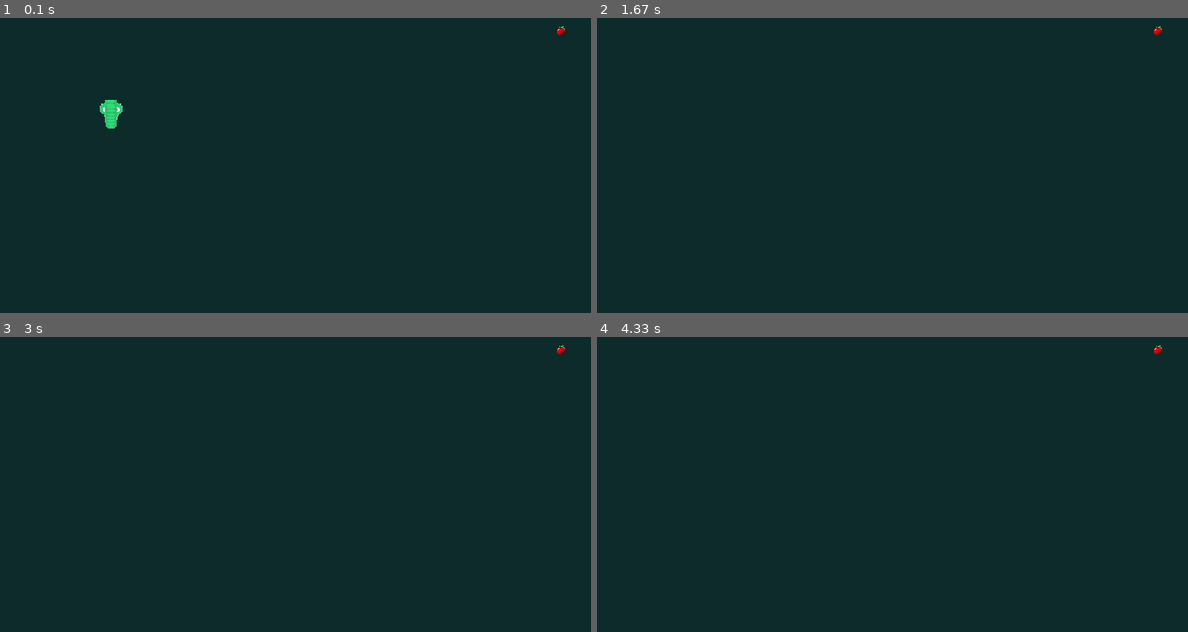
Above: before the commit, frames 1-4 (two rows, left to right).
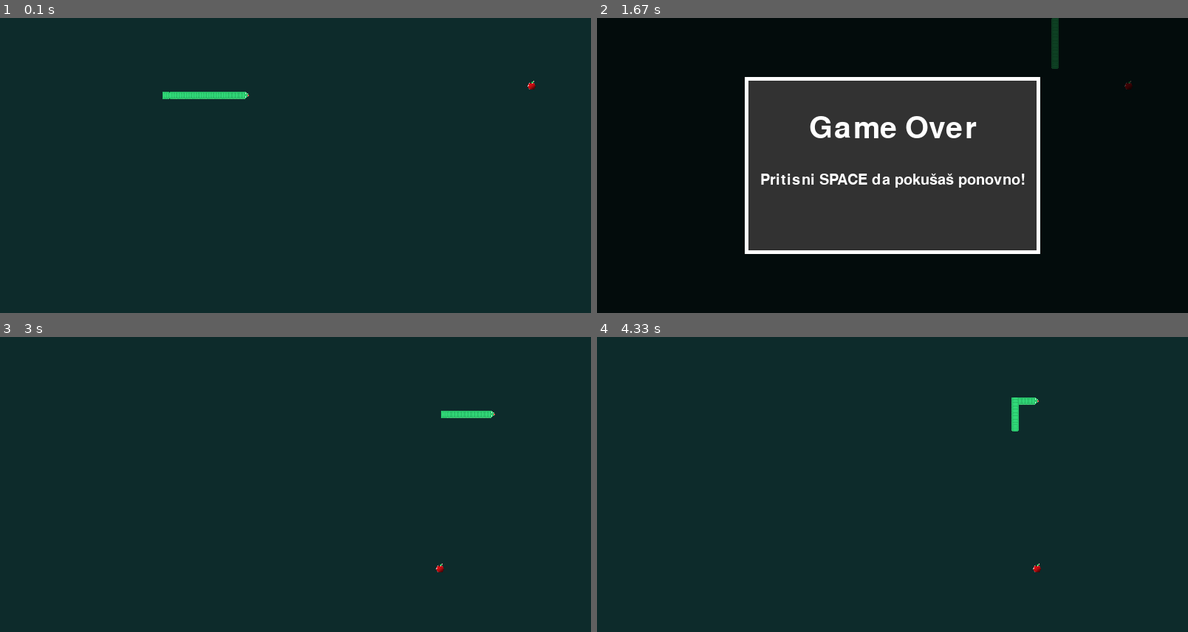
Above: after the commit, the same moments.

Repository: Karlo123-byte/zmija_pygame
Game: pygame game, started from skripte/main.py
Same seed, same stepped clock (60 frames per second), same inputs: the game is played once before the commit and once after it.
Inputs:
- Up to frame 1 (0.1 s): no input
- Up to frame 2 (1.67 s): tap Enter at 0.33 s; hold W 1.17-1.63 s
- Up to frame 3 (3 s): tap Space at 1.67 s
- Up to frame 4 (4.33 s): hold S 3.07-3.37 s; hold A 3.4-3.8 s; hold W 3.83-4.2 s; hold D from 4.23 s (still down)

The runs differ from the first frame. In frame 1, 0.7% of the frame differs, in the area x 16-96%, y 2-38%; in frame 2, 100%, in the area x 0-100%, y 0-100%; in frame 3, 0.3%; in frame 4, 0.3%.

Commit message:
demo verzija

Diff:
--- a/skripte/hrana.py
+++ b/skripte/hrana.py
@@ -1,11 +1,12 @@
 import pygame
+
 class Hrana:
-    def __init__(self, izgled, velicina, pozicija):
-        self.izgled = izgled
-        self.velicina = velicina
+    def __init__(self, pozicija):
+        self.slika = pygame.image.load("assets/slike/slika_hrane.png").convert_alpha()
+        self.slika = pygame.transform.scale(self.slika, (12, 12))
         self.pozicija = pozicija
-        self.slika = pygame.image.load("assets/slike/slika_hrane.png").convert_alpha()
-        self.slika = pygame.transform.scale(self.slika, (20, 20))
 
     def crtaj_hranu(self, ekran):
-        ekran.blit(self.slika, self.pozicija)
+        rect = self.slika.get_rect()
+        rect.center = self.pozicija
+        ekran.blit(self.slika, rect)
--- a/skripte/main.py
+++ b/skripte/main.py
@@ -1,51 +1,104 @@
 import pygame
 import sys
+import random
 from zmija import Zmija
 from hrana import Hrana
-import random
 
+#inicijaliziranje pygamea, prozora, fontova
 pygame.init()
+pygame.display.set_caption("Zmija")
+zaslon = pygame.display.set_mode((800, 400))
+sat = pygame.time.Clock()
+dno_pozadina = pygame.image.load("assets/slike/pozadina.png")
+skalirana_slika = pygame.transform.scale(dno_pozadina, (800, 400))
+font = pygame.font.SysFont(None, 60)
+mali_font = pygame.font.SysFont(None, 30)
 
-pygame.display.set_caption("Zmija")
-dno_pozadina = pygame.image.load("assets/slike/pozadina.png")
-sat = pygame.time.Clock()
-zaslon = pygame.display.set_mode((800, 400))
-pozicija_hrane_x = random.randint(0, 800)
-pozicija_hrane_y = random.randint(0, 400)
-skalirana_slika = pygame.transform.scale(dno_pozadina, (800, 400))
-zmija = Zmija( 3, [(100, 100),(100,90),(100,80)])
-hrana = Hrana((200,250,135), 10,(pozicija_hrane_x, pozicija_hrane_y))
 
-brzina = 4
-dx, dy = 0, -brzina
-while True: #glavna petlja
+SEGMENT_SIRINA = 10
+SEGMENT_VISINA = 10
+brzina = 4.5
+start_x = 300
+start_y = 100
+
+
+CRNA = (0, 0, 0)
+SIVA = (50, 50, 50)
+BIJELA = (255, 255, 255)
+OVERLAY = (0, 0, 0, 180)
+
+
+def nova_pozicija_hrane():
+    x = random.randint(0, 800 - 20)
+    y = random.randint(0, 400 - 20)
+    return (x, y)
+
+
+def reset_igre():
+    global zmija, hrana, dx, dy, game_over
+    pozicija_zmije = [(start_x - i * SEGMENT_SIRINA, start_y) for i in range(15)]
+    zmija = Zmija(pozicija_zmije, SEGMENT_SIRINA, SEGMENT_VISINA)
+    hrana = Hrana(nova_pozicija_hrane())
+    dx, dy = brzina, 0
+    game_over = False
+
+reset_igre()
+
+
+while True:
     for event in pygame.event.get():
         if event.type == pygame.QUIT:
             pygame.quit()
-            exit()
-        if event.type == pygame.KEYDOWN:
+            sys.exit()
+        if not game_over and event.type == pygame.KEYDOWN:
             if event.key == pygame.K_w and dy == 0:
                 dx, dy = 0, -brzina
-            if event.key == pygame.K_s and dy == 0:
+            elif event.key == pygame.K_s and dy == 0:
                 dx, dy = 0, brzina
-            if event.key == pygame.K_d and dx == 0:
+            elif event.key == pygame.K_d and dx == 0:
                 dx, dy = brzina, 0
-            if event.key == pygame.K_a and dx == 0:
+            elif event.key == pygame.K_a and dx == 0:
                 dx, dy = -brzina, 0
+        if game_over and event.type == pygame.KEYDOWN:
+            if event.key == pygame.K_SPACE:
+                reset_igre()
+
+    if not game_over:
+        zmija.pomakni(dx, dy)
+
+        glava_rect = pygame.Rect(zmija.pozicija[0][0], zmija.pozicija[0][1], 10, 10)
+        hrana_rect = pygame.Rect(hrana.pozicija[0], hrana.pozicija[1], 15, 15)
+
+        if zmija.game_over(zmija, zmija.pozicija):
+            game_over = True
+
+        if glava_rect.colliderect(hrana_rect):
+            zmija.rast_zmije(6)
+            hrana.pozicija = nova_pozicija_hrane()
 
 
-    zaslon.blit(skalirana_slika,(0, 0))
+    zaslon.blit(skalirana_slika, (0, 0))
+    hrana.crtaj_hranu(zaslon)
+    zmija.crtaj_zmiju(zaslon)
 
 
-    tipka = pygame.key.get_pressed()
+    if game_over:
+
+        overlay = pygame.Surface((800, 400), pygame.SRCALPHA)
+        overlay.fill(OVERLAY)
+        zaslon.blit(overlay, (0, 0))
 
 
+        popup = pygame.Rect(200, 80, 400, 240)
+        pygame.draw.rect(zaslon, SIVA, popup)
+        pygame.draw.rect(zaslon, BIJELA, popup, 5)
 
 
-    zmija.pomakni(dx, dy)
-    hrana.crtaj_hranu(zaslon)
+        tekst = font.render("Game Over", True, BIJELA)
+        podtekst = mali_font.render("Pritisni SPACE da pokušaš ponovno!", True, BIJELA)
 
+        zaslon.blit(tekst, (popup.centerx - tekst.get_width() // 2, popup.top + 50))
+        zaslon.blit(podtekst, (popup.centerx - podtekst.get_width() // 2, popup.top + 130))
 
-    zmija.crtaj_zmiju(zaslon)
     pygame.display.update()
     sat.tick(60)
--- a/skripte/zmija.py
+++ b/skripte/zmija.py
@@ -1,61 +1,98 @@
 import pygame
 
 class Zmija:
-    def __init__(self, duzina, pozicija): # Definira zmiju kao objekt
+    def __init__(self, pozicija, sirina, visina):
         self.pozicija = pozicija
-        self.duzina = duzina
+        self.segment_sirina = sirina
+        self.segment_visina = visina
+
         self.glava = pygame.image.load("assets/slike/glava_zmije.png").convert_alpha()
-        self.tijelo_ravno = pygame.image.load("assets/slike/slika_tijela.png").convert_alpha()
-        self.tijelo_zakrivljeno = [
-            pygame.image.load(f"assets/slike/tijelo_zakrivljeno_{i}.png").convert_alpha() for i in range(1, 5)
-        ]
+        self.tijelo = pygame.image.load("assets/slike/slika_tijela.png").convert_alpha()
         self.rep = pygame.image.load("assets/slike/slika_repa.png").convert_alpha()
 
-        # Skaliraj ako treba
-        self.glava = pygame.transform.scale(self.glava, (100, 100))
-        self.tijelo_ravno = pygame.transform.scale(self.tijelo_ravno, (100, 100))
-        self.tijelo_zakrivljeno = [pygame.transform.scale(img, (100, 100)) for img in self.tijelo_zakrivljeno]
-        self.rep = pygame.transform.scale(self.rep, (100, 100))
+        self.glava = pygame.transform.scale(self.glava, (self.segment_sirina, self.segment_visina))
+        self.tijelo = pygame.transform.scale(self.tijelo, (self.segment_sirina, self.segment_visina))
+        self.rep = pygame.transform.scale(self.rep, (self.segment_sirina, self.segment_visina))
+
+        self.smjerovi = [(1, 0)] * len(self.pozicija)
+
+    def rotiraj_sliku(self, slika, smjer):
+        if smjer == (0, -1):
+            return pygame.transform.rotate(slika, 0)
+        elif smjer == (1, 0):
+            return pygame.transform.rotate(slika, 90)
+        elif smjer == (0, 1):
+            return pygame.transform.rotate(slika, 180)
+        elif smjer == (-1, 0):
+            return pygame.transform.rotate(slika, 270)
+        return slika
 
     def crtaj_zmiju(self, ekran):
-        for i, segment in enumerate(self.pozicija):
-            if i == 0:
-                ekran.blit(self.glava, segment)
-            elif i == len(self.pozicija) - 1:
-                ekran.blit(self.rep, segment)
-            else:
-                ekran.blit(self.tijelo_ravno, segment)
+        glava_smjer = self.smjerovi[0]
+        glava_slika = self.rotiraj_sliku(self.glava, glava_smjer)
+        ekran.blit(glava_slika, self.pozicija[0])
 
-    def rast_zmije(self):
-        zadnji_element = self.pozicija[-1]
-        self.pozicija.append(zadnji_element)
-        self.duzina += 1
+        for i in range(1, len(self.pozicija) - 1):
+            smjer = self.smjerovi[i]
+            tijelo_slika = self.rotiraj_sliku(self.tijelo, smjer)
+            ekran.blit(tijelo_slika, self.pozicija[i])
+
+        rep_smjer = self.smjerovi[-1]
+        rep_slika = self.rotiraj_sliku(self.rep, rep_smjer)
+        ekran.blit(rep_slika, self.pozicija[-1])
+
+    def pomakni(self, dx, dy):
+        nova_glava = (self.pozicija[0][0] + dx, self.pozicija[0][1] + dy)
+        self.pozicija = [nova_glava] + self.pozicija[:-1]
+
+        if dx > 0:
+            normirani_dx = 1
+        elif dx < 0:
+            normirani_dx = -1
+        else:
+            normirani_dx = 0
+
+        if dy > 0:
+            normirani_dy = 1
+        elif dy < 0:
+            normirani_dy = -1
+        else:
+            normirani_dy = 0
+
+        novi_smjer = (normirani_dx, normirani_dy)
+        stari_smjerovi = self.smjerovi[:-1]
+        self.smjerovi = [novi_smjer] + stari_smjerovi
+
+
+    def rast_zmije(self, broj):
+        for i in range(broj):
+            self.pozicija.append(self.pozicija[-1])
+            self.smjerovi.append(self.smjerovi[-1])
 
     def pomakni_gore(self, brzina):
-        # Kretanje prema gore
-        head_x, head_y = self.pozicija[0]
-        self.pozicija.insert(0, (head_x, head_y - brzina))
-        self.pozicija.pop()
+        self.pomakni(0, -brzina)
 
     def pomakni_dolje(self, brzina):
-        # Kretanje prema dolje
-        head_x, head_y = self.pozicija[0]
-        self.pozicija.insert(0, (head_x, head_y + brzina))
-        self.pozicija.pop()
+        self.pomakni(0, brzina)
 
     def pomakni_desno(self, brzina):
-        # Kretanje prema desno
-        head_x, head_y = self.pozicija[0]
-        self.pozicija.insert(0, (head_x + brzina, head_y))
-        self.pozicija.pop()
+        self.pomakni(brzina, 0)
 
     def pomakni_lijevo(self, brzina):
-        # Kretanje prema lijevo
-        head_x, head_y = self.pozicija[0]
-        self.pozicija.insert(0, (head_x - brzina, head_y))
-        self.pozicija.pop()
+        self.pomakni(-brzina, 0)
 
-    def pomakni(self, dx, dy):
-        glava_x, glava_y = self.pozicija[0]
-        nova_pozicija = (glava_x + dx, glava_y + dy)
-        self.pozicija = [nova_pozicija] + self.pozicija[:-1]
+
+
+    def game_over(self, zmija, pozicija):
+        glava = zmija.pozicija[0]
+
+
+        if glava in zmija.pozicija[1:]:
+            return True
+
+
+        x, y = glava
+        if x < 0 or x >= 800 or y < 0 or y >= 400:
+            return True
+
+        return False
Binary file removed: assets/slike/1500006-200.png
Binary file changed: assets/slike/glava_zmije.png
Binary file changed: assets/slike/slika_hrane.png
Binary file changed: assets/slike/slika_repa.png
Binary file changed: assets/slike/slika_tijela.png
Binary file added: assets/slike/slika_tijela_new.png
